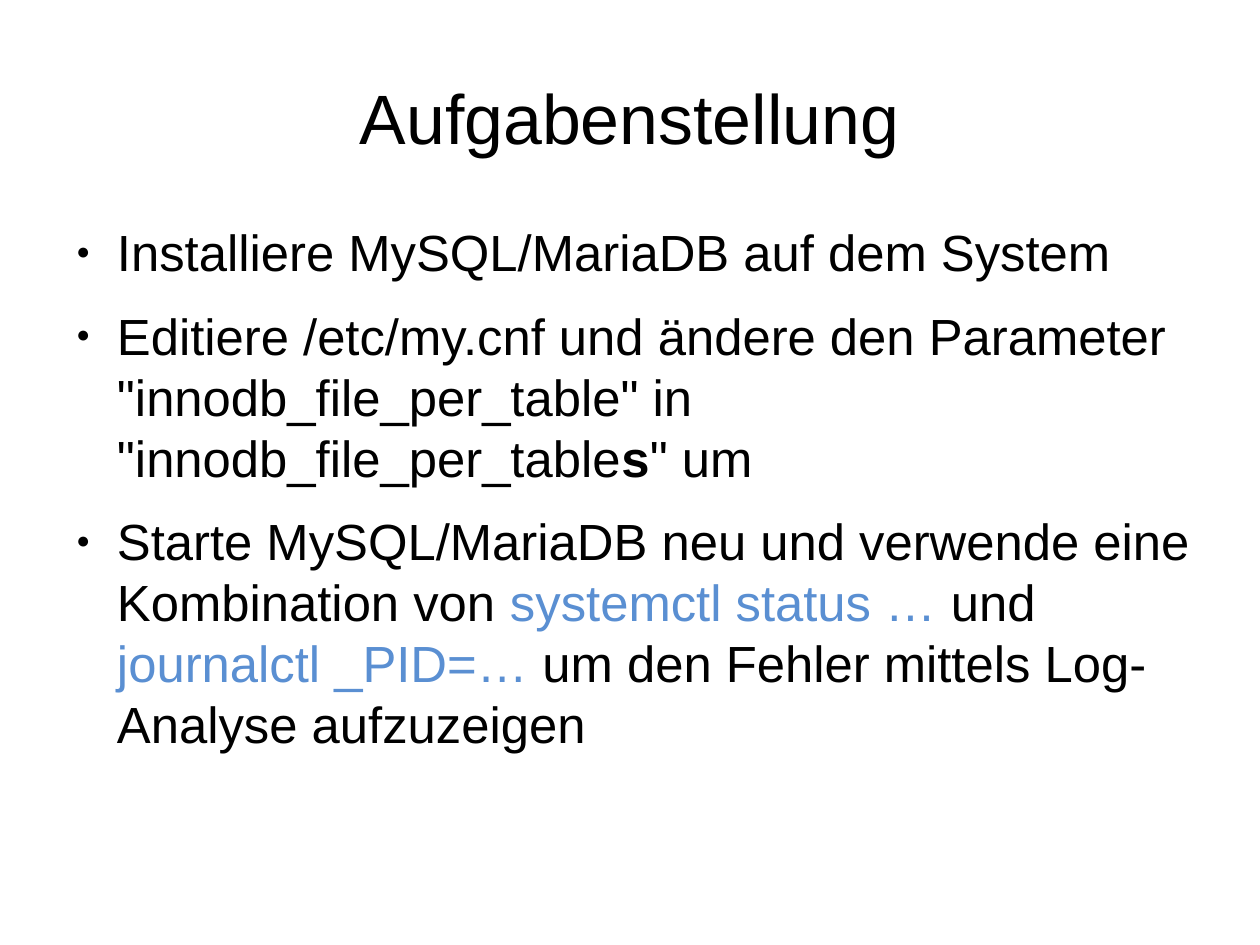
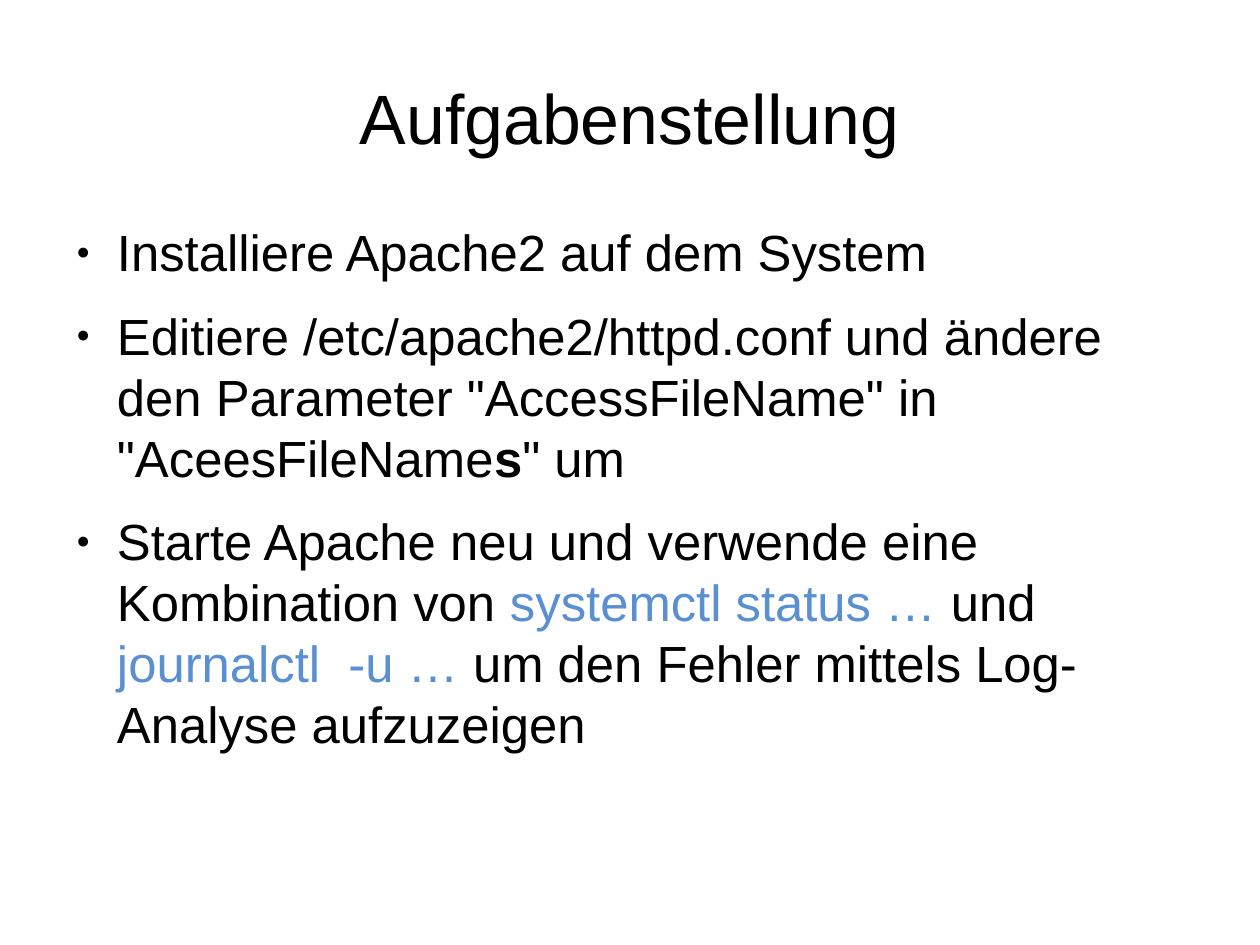
Before and after one commit to adfinis/adsy-trainings, a slide deck: slide 5 of SSA_SUSE-System-Administration/1002_journald/modul_journald_1002_03_handson.odp. Drawn at 1260x945 pixels with LibreOffice and Linux fonts; fonts in the diff are those of the drawing. Boxes give left, top, right and bottom in pixels: in the first picture for what was removed or moved away, otherwise in the second. Text is boxed around its words. In the diff, an @@ line names an element or a change of style, - is before the commit and + after.

Commit message:
update systemd module

```diff
--- a/SSA_SUSE-System-Administration/1002_journald/modul_journald_1002_03_handson.odp
+++ b/SSA_SUSE-System-Administration/1002_journald/modul_journald_1002_03_handson.odp
@@ text at (117, 234, 1102, 754): text changed @@
-● Installiere MySQL/MariaDB auf dem System
-● Editiere /etc/my.cnf und ändere den Parameter "innodb_file_per_table" in "innodb_file_per_tables" um
-● Starte MySQL/MariaDB neu und verwende eine Kombination von systemctl status … und journalctl _PID=… um den Fehler mittels Log-Analyse aufzuzeigen
+● Installiere Apache2 auf dem System
+● Editiere /etc/apache2/httpd.conf und ändere den Parameter "AccessFileName" in "AceesFileNames" um
+● Starte Apache neu und verwende eine Kombination von systemctl status … und journalctl -u … um den Fehler mittels Log-Analyse aufzuzeigen
```
Also in this commit, not shown: 1 other slide changed, 1 slide removed, 3 other files.
